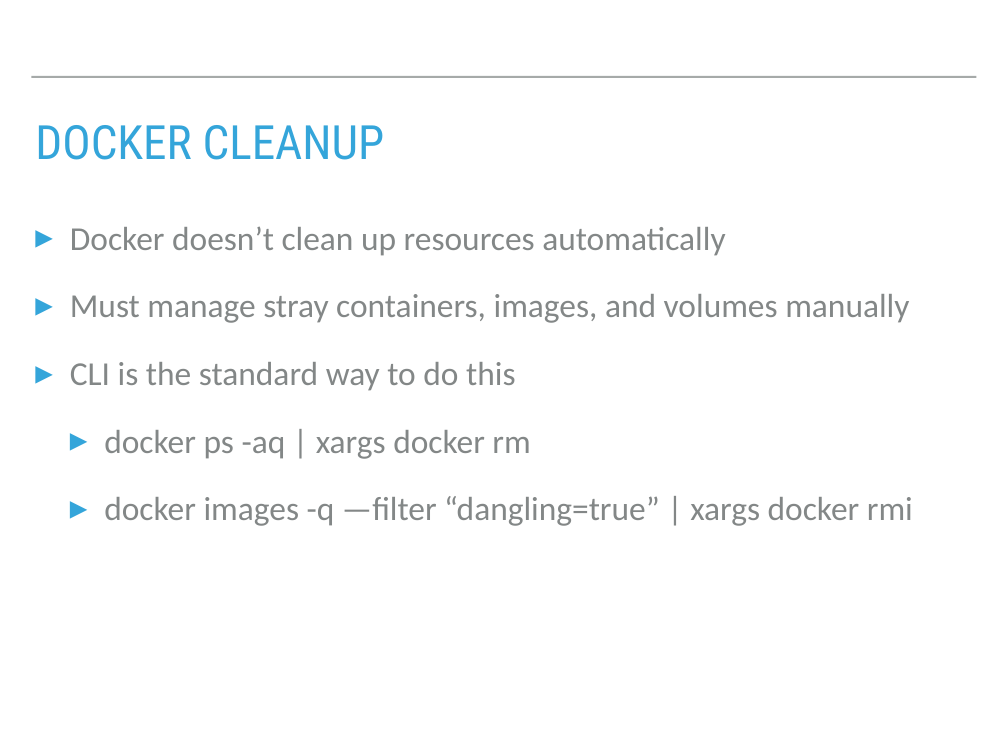
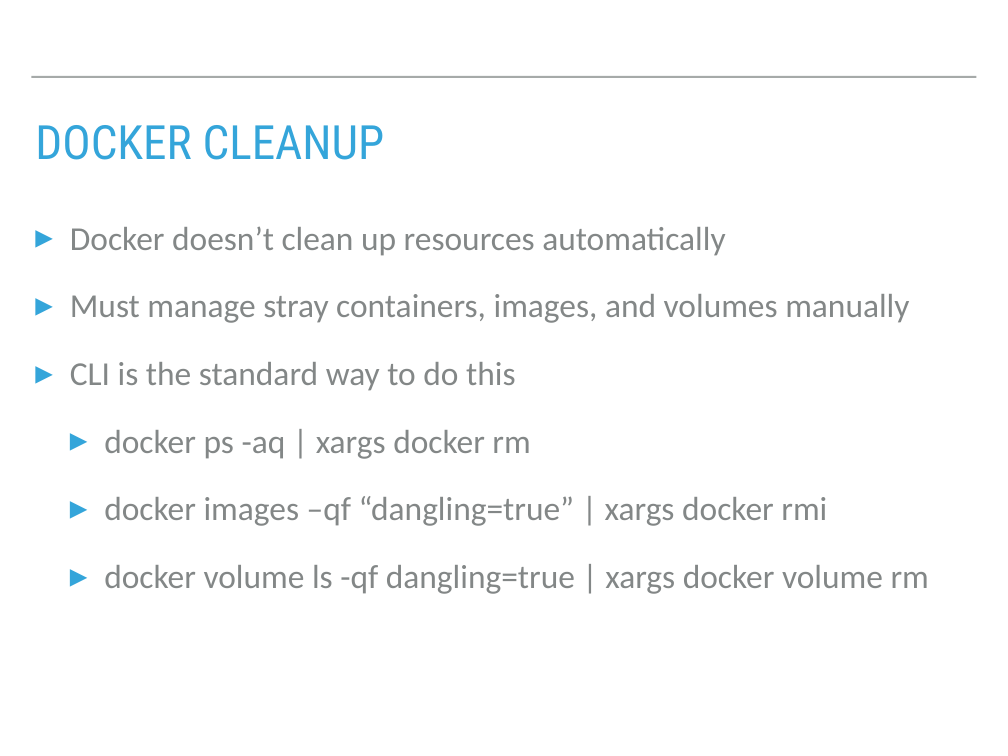
Before and after one commit to zvickery/bcc-2016, a slide deck: slide 14 of slides/IntroToDockerBcc2016.pptx (slide 13 before the commit). Drawn at 1008x756 pixels with LibreOffice and Linux fonts; fonts in the diff are those of the drawing. Boxes give left, top, right and bottom in pixels: in the first picture for what was removed or moved away, otherwise in the second. Text is boxed around its words. In the diff, an @@ line names an element or a change of style, - is before the commit and + after.

Commit message:
Presentation changes

```diff
--- a/slides/IntroToDockerBcc2016.pptx
+++ b/slides/IntroToDockerBcc2016.pptx
@@ text at (104, 496, 929, 594): text changed @@
-  ▸ docker images -q —filter “dangling=true” | xargs docker rmi
+  ▸ docker images –qf “dangling=true” | xargs docker rmi
+  ▸ docker volume ls -qf dangling=true | xargs docker volume rm
```
Also in this commit, not shown: 2 other slides changed, 9 other files.
